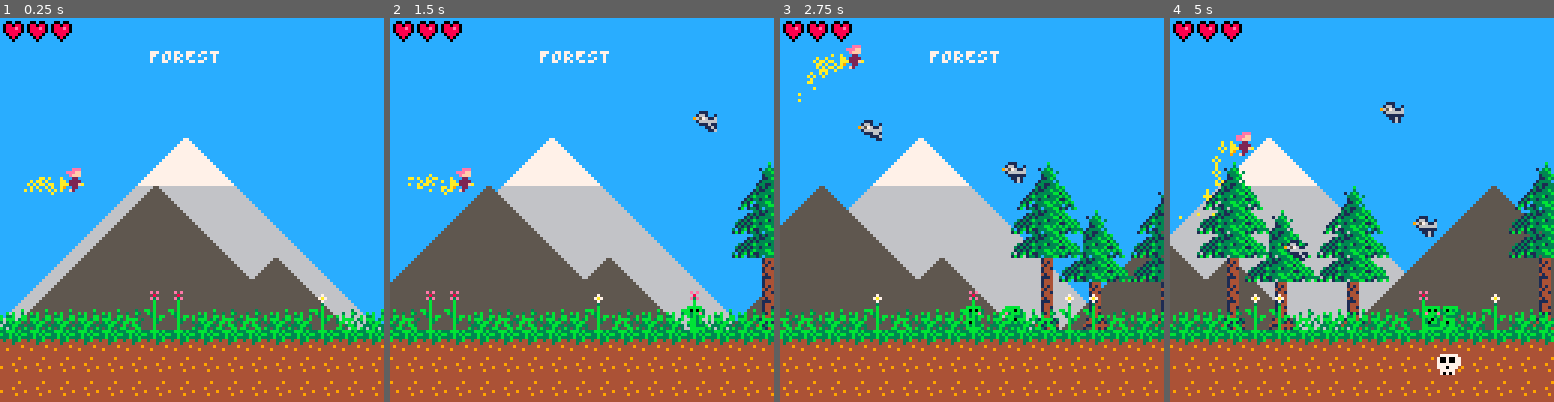
Above: before the commit, frames 1-4 (left to right).
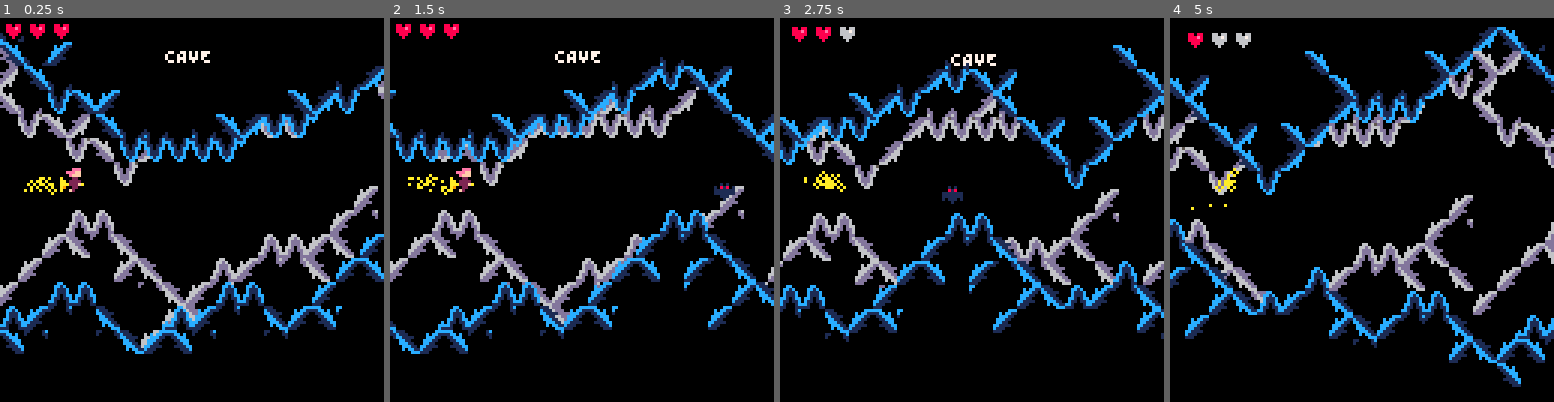
Above: after the commit, the same moments.

Repository: theGEBIRGE/BARBARA
Game: PICO-8 cartridge barbara.p8
Same seed, same stepped clock (60 frames per second), same inputs: the game is played once before the commit and once after it.
Inputs:
- Up to frame 1 (0.25 s): no input
- Up to frame 2 (1.5 s): tap X (X key) at 0.33, 1.07 s
- Up to frame 3 (2.75 s): tap X (X key) at 1.85 s; hold Up 2.15-2.42 s
- Up to frame 4 (5 s): tap X (X key) at 2.97, 4.08 s; hold Down 3.63-3.97 s; hold Up from 4.73 s (still down)

The runs differ from the first frame. In frame 1, 96% of the frame differs, in the area x 0-100%, y 0-100%; in frame 2, 96%; in frame 3, 97%; in frame 4, 97%.

Commit message:
Reset velocity after collision with map

Diff:
--- a/barbara.p8
+++ b/barbara.p8
@@ -7,7 +7,7 @@
 function _init()
   init_globals()
   init_objects()
-  change_scene("FOREST")
+  change_scene("CAVE")
 end
 
 function init_globals()
@@ -409,7 +409,7 @@
     -- and see if barbara collides with any of them that have
     -- our collision flag set.
     local map_collision = false
-    local x_offset=flr(map_x/8)
+    local x_offset= flr(map_x/8)
     local y_offset = MAP_OFFSETS[CURRENT_STAGE]
 
     for x=0,15 do
@@ -446,6 +446,7 @@
       -- so we multiply the current direction (either 1 or -1)
       -- with the distance that we want the player to travel
       -- for resetting.
+      self.dy = 0
       self.y += (self.dir * 3.0)
     end
 
